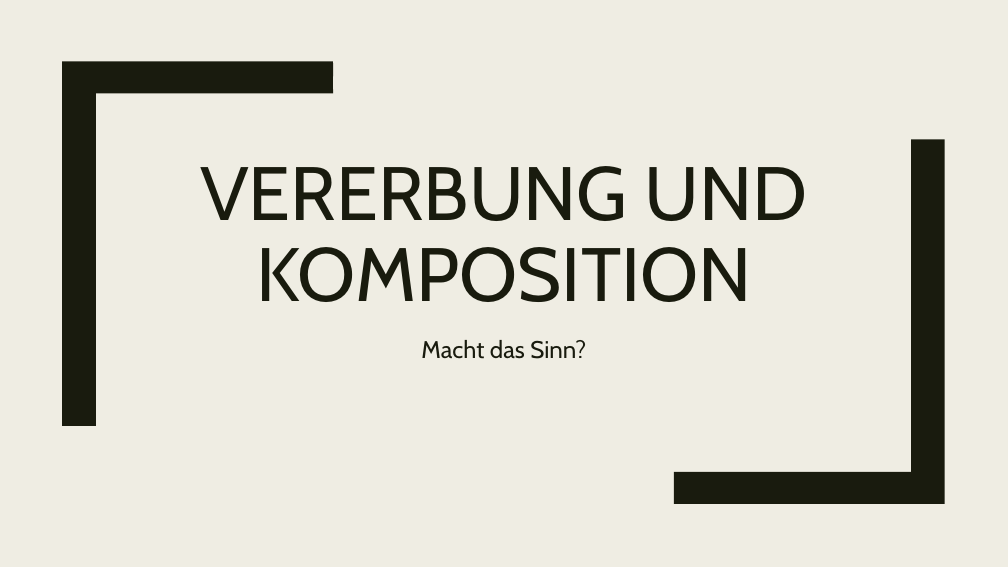
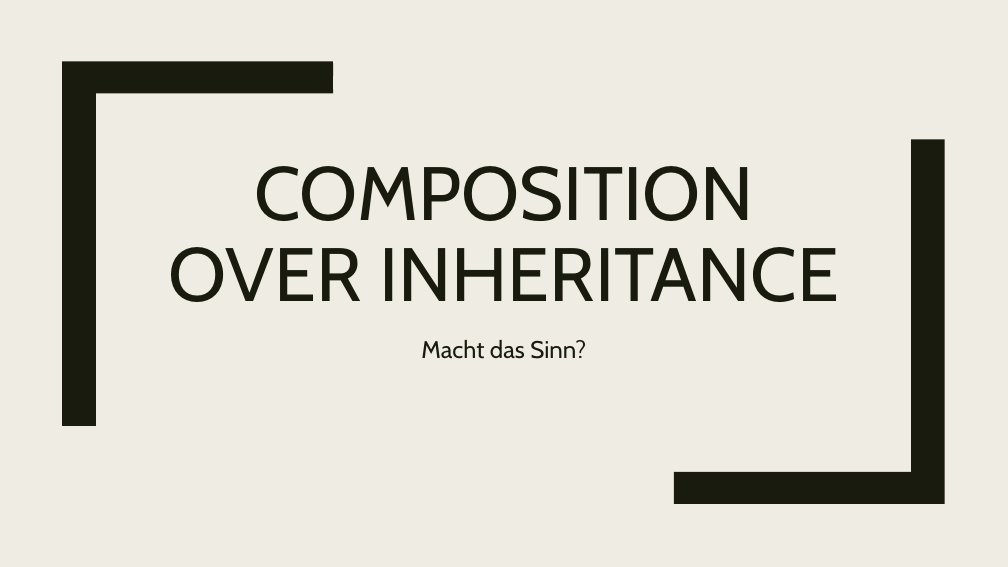
Before and after one commit to WahresDoUFi/Barcamp, a slide deck: slide 1 of composition_over_inheritance.pptx. Drawn at 1008x567 pixels with LibreOffice and Linux fonts; fonts in the diff are those of the drawing. Boxes give left, top, right and bottom in pixels: in the first picture for what was removed or moved away, otherwise in the second. Text is boxed around its words. In the diff, an @@ line names an element or a change of style, - is before the commit and + after.

Commit message:
change title

```diff
--- a/composition_over_inheritance.pptx
+++ b/composition_over_inheritance.pptx
@@ title at (169,166,839,302): text changed @@
-VERERBUNG UND KOMPOSITION
+COMPOSITION OVER INHERITANCE
```
Also in this commit, not shown: 4 other slides changed.
